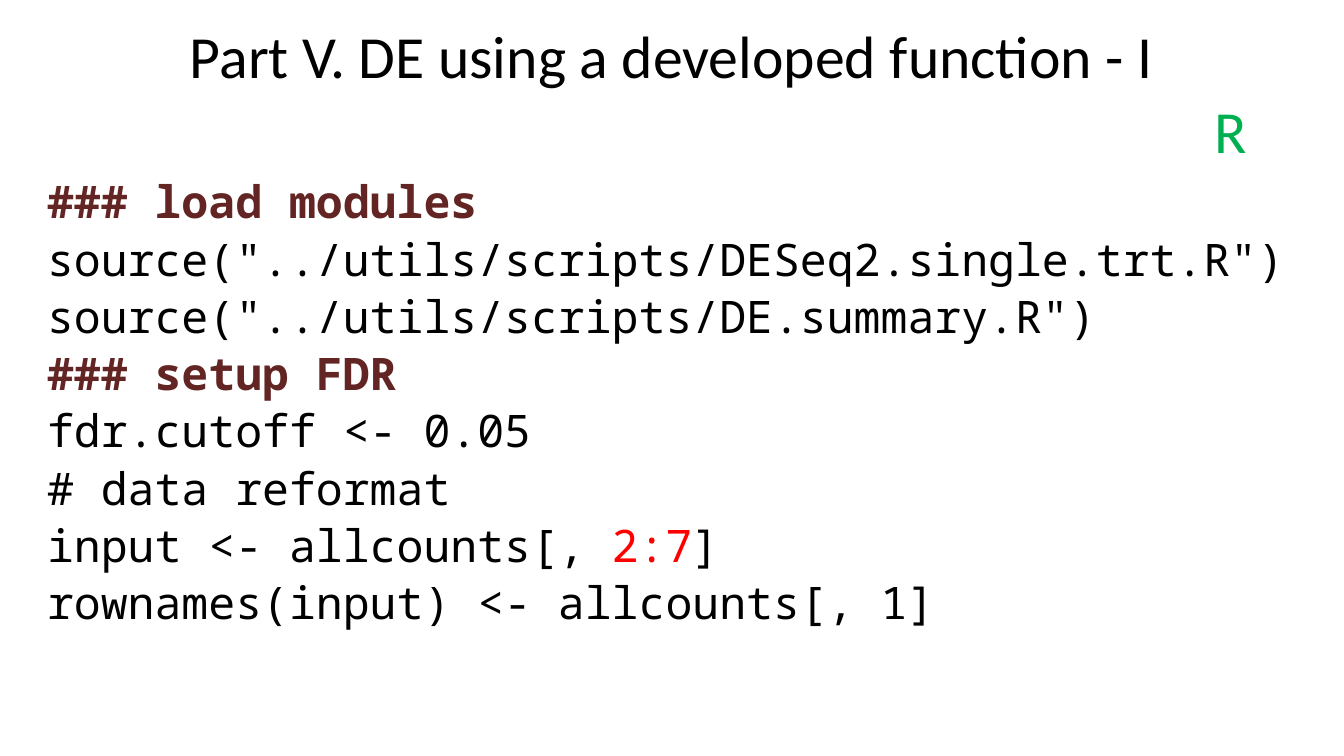
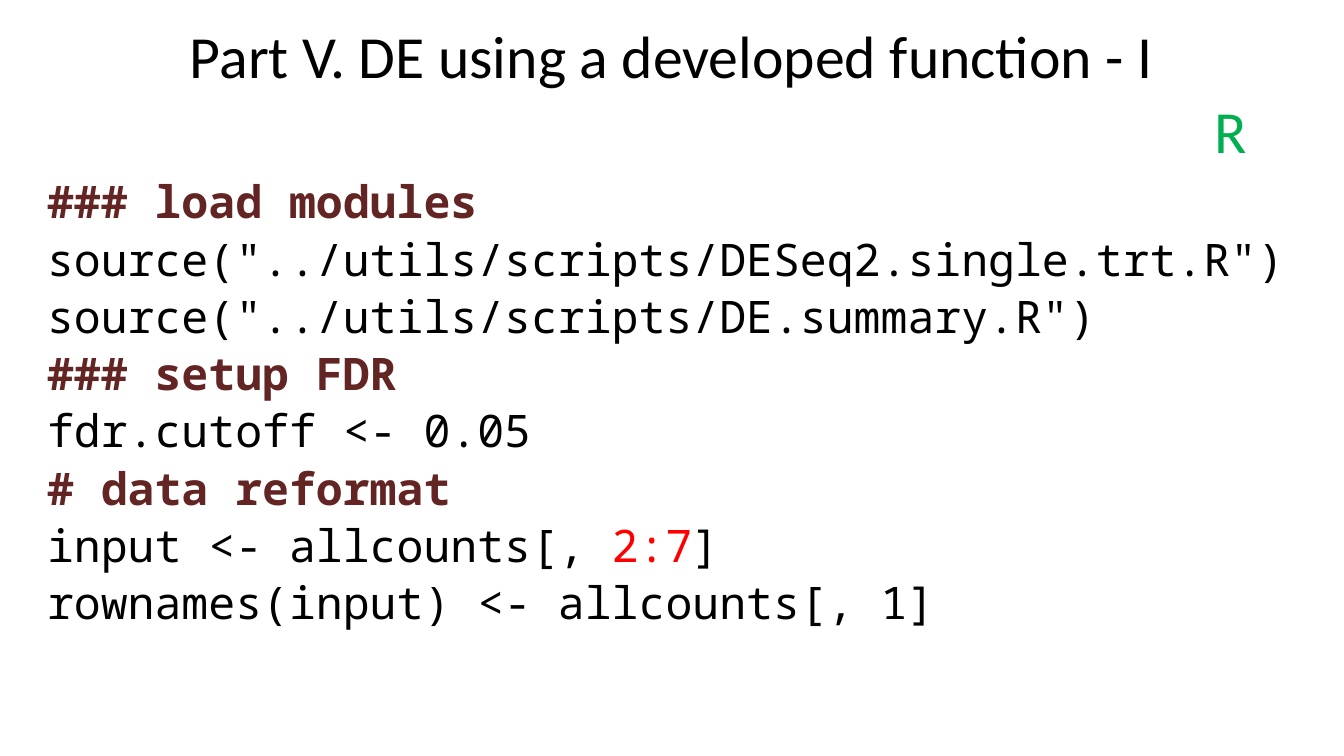
Before and after one commit to liu3zhenlab/teaching, a slide deck: slide 33 of PLPTH813Bioinformatis/2025/2_lab/lab11_DE.pptx (slide 32 before the commit). Drawn at 1344x756 pixels with LibreOffice and Linux fonts; fonts in the diff are those of the drawing. Boxes give left, top, right and bottom in pixels: in the first picture for what was removed or moved away, otherwise in the second. Text is boxed around its words. In the diff, an @@ line names an element or a change of style, - is before the commit and + after.

```diff
--- a/PLPTH813Bioinformatis/2025/2_lab/lab11_DE.pptx
+++ b/PLPTH813Bioinformatis/2025/2_lab/lab11_DE.pptx
@@ text at box(101, 470, 450, 506): text colour #000000 to #632523, bold on in "# data reformat" @@
```
Also in this commit, not shown: 1 slide added.
